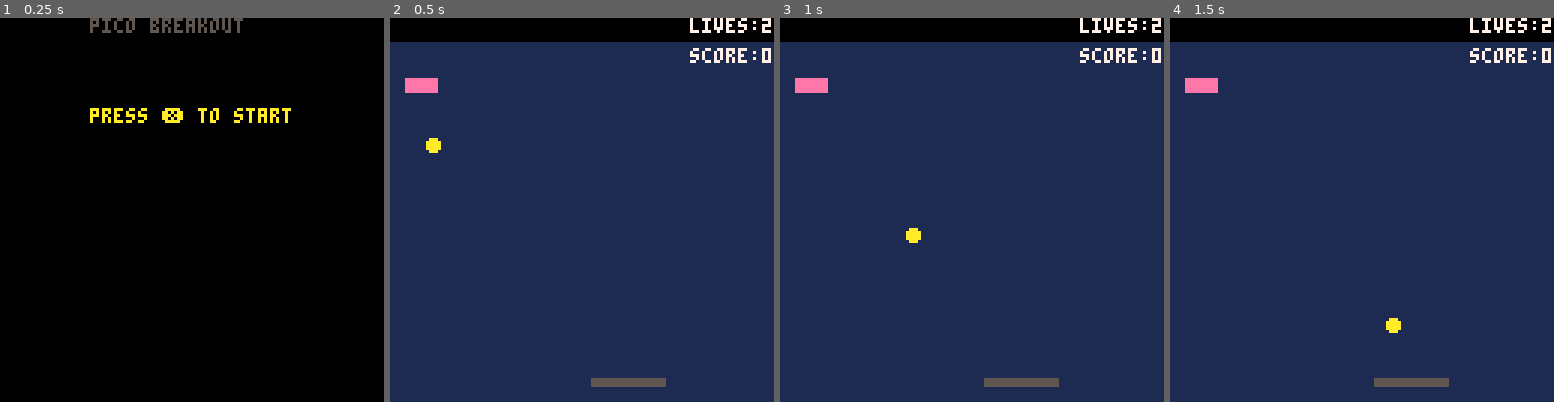
Above: before the commit, frames 1-4 (left to right).
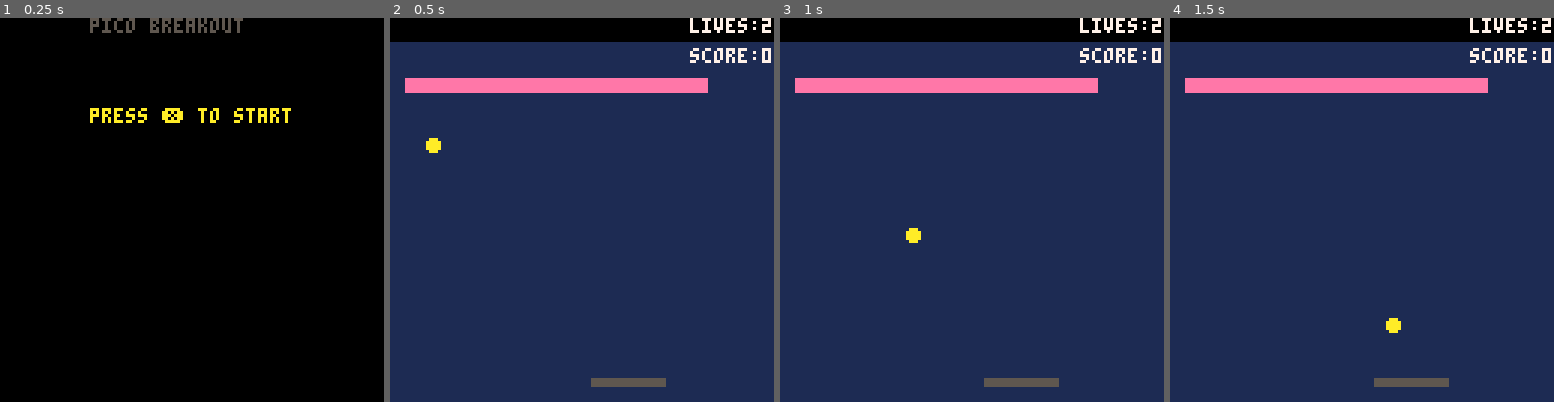
Above: after the commit, the same moments.

Repository: Aiglobelam/pico8
Game: PICO-8 cartridge breakout.p8
Same seed, same stepped clock (60 frames per second), same inputs: the game is played once before the commit and once after it.
Inputs:
- Up to frame 1 (0.25 s): no input
- Up to frame 2 (0.5 s): tap X (X key) at 0.33 s
- Up to frame 3 (1 s): tap O (Z key) at 0.7 s
- Up to frame 4 (1.5 s): tap X (X key) at 1.07 s

Frame 1 is identical in both runs. In frame 2, 2.7% of the frame differs, in the area x 12-83%, y 15-20%; in frame 3, 2.7%; in frame 4, 2.7%.

Commit message:
one brick added really

Diff:
--- a/breakout.p8
+++ b/breakout.p8
@@ -23,8 +23,9 @@
 
 	brick_x=5
 	brick_y=20
-	brick_w=10
+	brick_w=100
 	brick_h=4
+	brick_v=true
 
 	lives=2
 	score=0
@@ -118,6 +119,37 @@
 			end
 
 			--ball_dy =- ball_dy --change ball direction
+	end
+
+	-- ball collide brick check
+	if brick_v and
+				ball_collide_rect(next_x,
+																						next_y,
+																						brick_x,
+																						brick_y,
+																						brick_w,
+																						brick_h)
+		then
+			--deal with collision
+			pad_c = 10 --change color paddle
+
+			--fund out in wich dir to deflect
+			if deflx_ballbox(ball_x,
+																				ball_y,
+																				ball_dx,
+																				ball_dy,
+																				brick_x,
+																				brick_y,
+																				brick_w,
+																				brick_h)
+			then
+					ball_dx = -ball_dx
+			else
+				ball_dy = -ball_dy
+			end
+			sfx(3)
+			brick_v=false
+			score+=10
 	end
 
 	ball_x=next_x
@@ -299,12 +331,13 @@
 										pad_y,
 										pad_x+pad_w,
 										pad_y+pad_h,pad_c)
-
+	-- draw bricks
+	if brick_v then
 	rectfill(brick_x,
 										brick_y,
 										brick_x+brick_w,
 										brick_y+brick_h,14)
-
+	end
 	rectfill(0,0,128,7,0)
 	print("lives:"..lives,100,0,7)
 
Not shown, changed: the sound effects (__sfx__) section of breakout.p8
